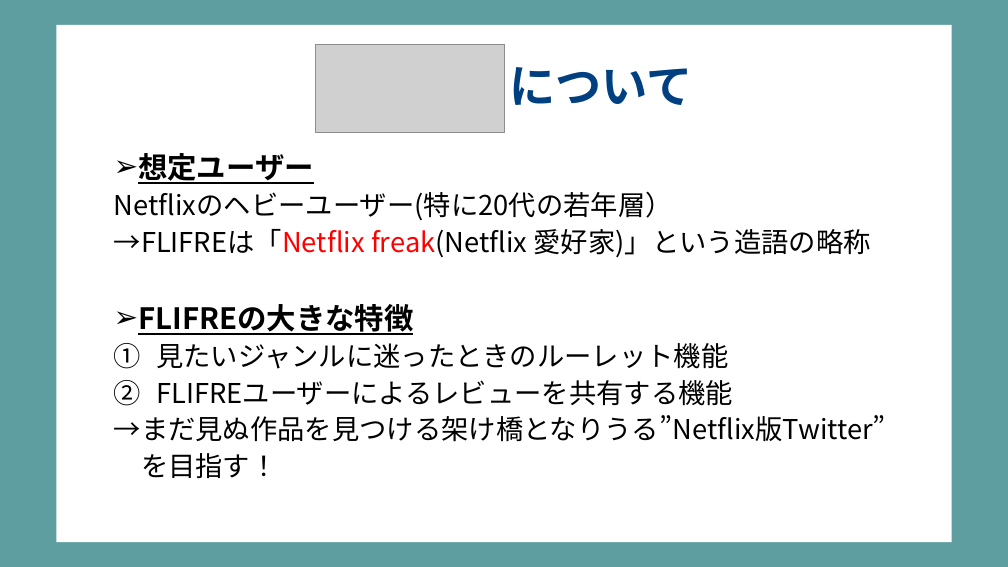
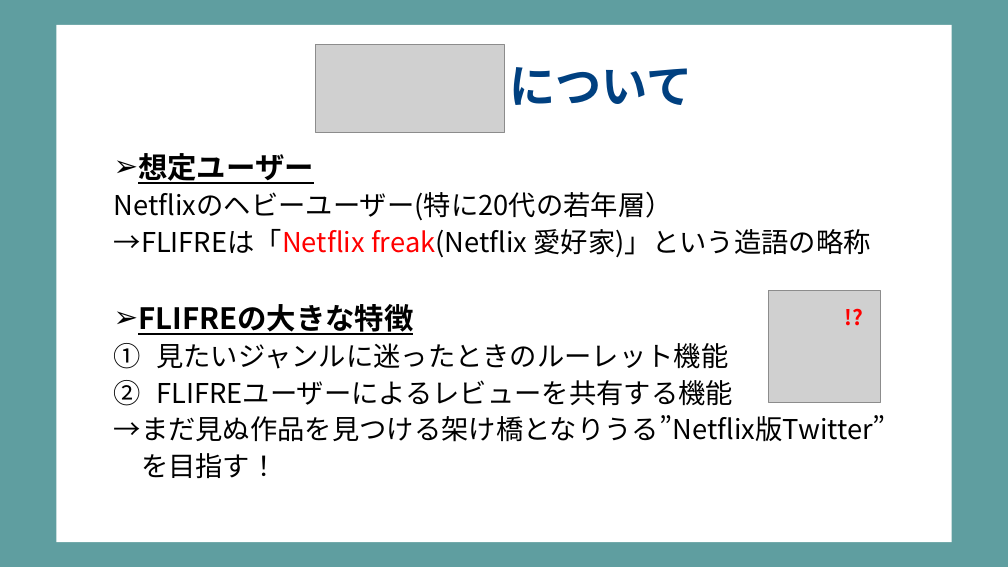
Before and after one commit to dojo2022/B-3, a slide deck: slide 3 of doc/B-3_配布資料/B3炙りえんがわ_成果発表会資料.pptx. Drawn at 1008x567 pixels with LibreOffice and Linux fonts; fonts in the diff are those of the drawing; grey boxes stand for pictures. Boxes give left, top, right and bottom in pixels: in the first picture for what was removed or moved away, otherwise in the second. Text is boxed around its words. In the diff, an @@ line names an element or a change of style, - is before the commit and + after.

```diff
--- a/doc/B-3_配布資料/B3炙りえんがわ_成果発表会資料.pptx
+++ b/doc/B-3_配布資料/B3炙りえんがわ_成果発表会資料.pptx
@@ picture added at (768, 290, 880, 402) @@
@@ text added at (837, 301, 880, 334), 20 pt, text #FF0000, bold @@
+!?
```
Also in this commit, not shown: 1 other slide changed.
